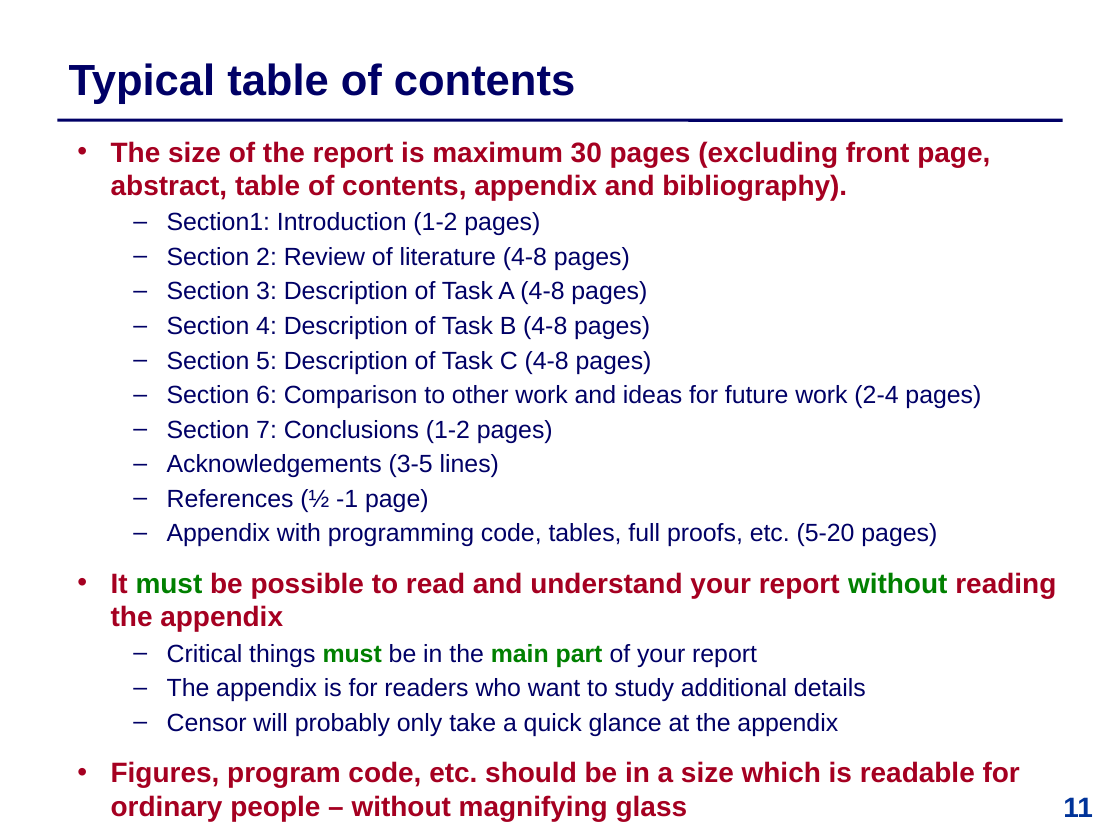
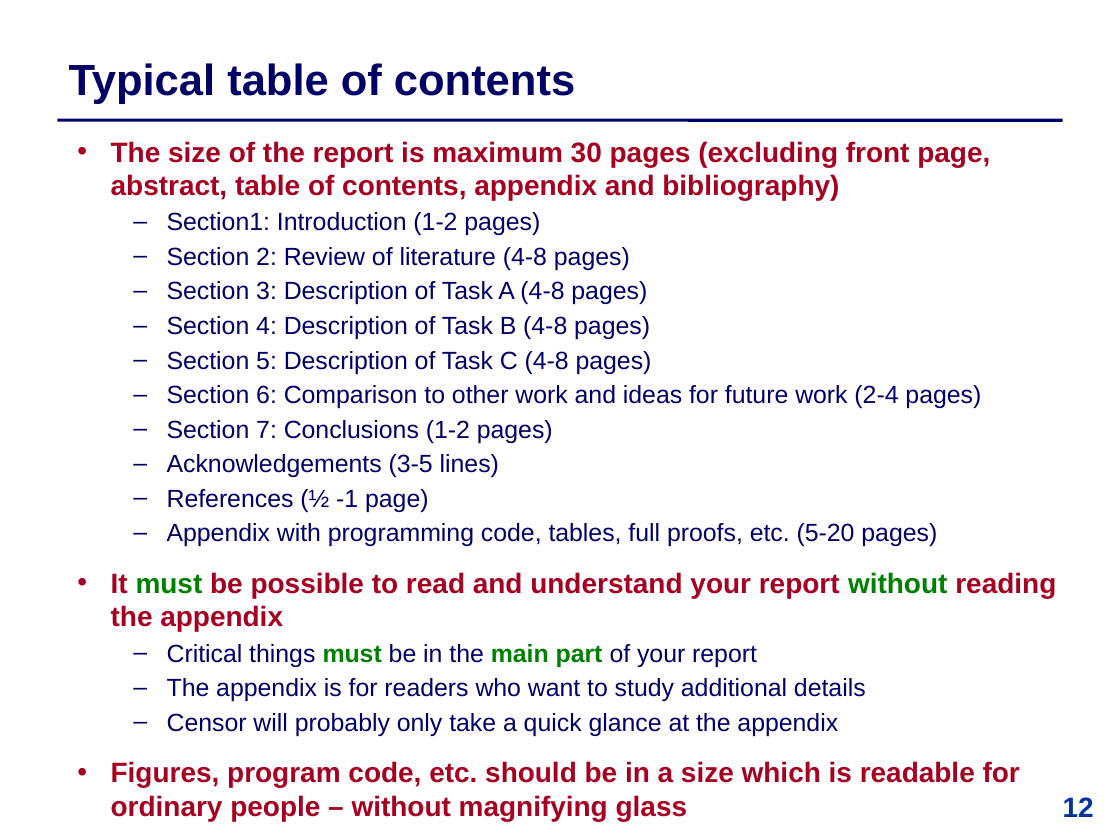
Before and after one commit to IntProgAU/Materiale, a slide deck: slide 12 of web/b22/1_contract/1 Bachelor Contract .pptx (slide 11 before the commit). Drawn at 1120x840 pixels with LibreOffice and Linux fonts; fonts in the diff are those of the drawing. Boxes give left, top, right and bottom in pixels: in the first picture for what was removed or moved away, otherwise in the second. Text is boxed around its words. In the diff, an @@ line names an element or a change of style, - is before the commit and + after.

```diff
--- a/web/b22/1_contract/1 Bachelor Contract .pptx
+++ b/web/b22/1_contract/1 Bachelor Contract .pptx
@@ text at box(111, 141, 990, 200): text changed @@
-  • The size of the report is maximum 30 pages (excluding front page, abstract, table of contents, appendix and bibliography).
+  • The size of the report is maximum 30 pages (excluding front page, abstract, table of contents, appendix and bibliography)
@@ page number at box(1063, 797, 1094, 817): text changed @@
-11
+12
```
Also in this commit, not shown: 10 other slides changed, 1 slide added.
